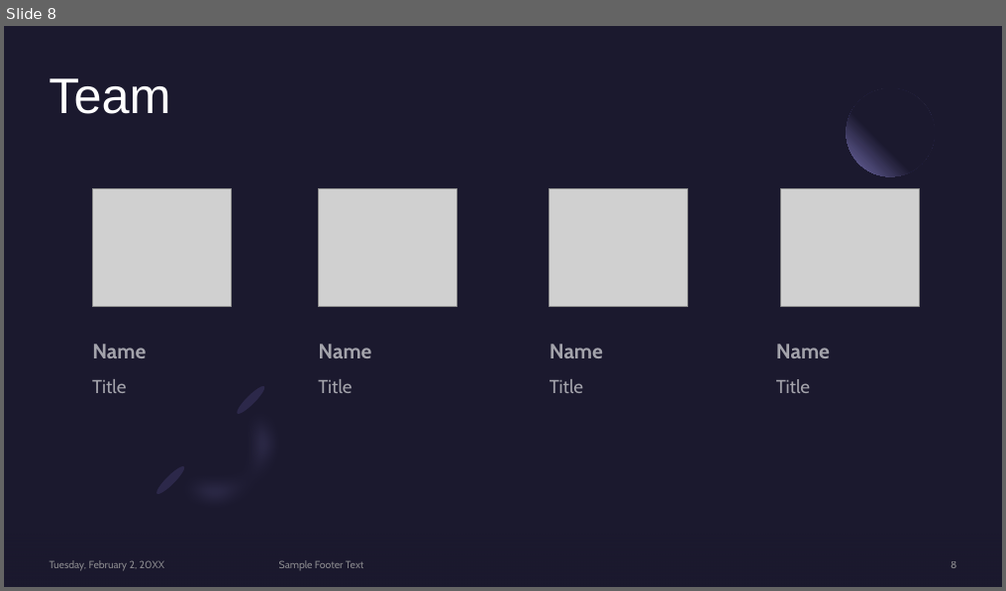
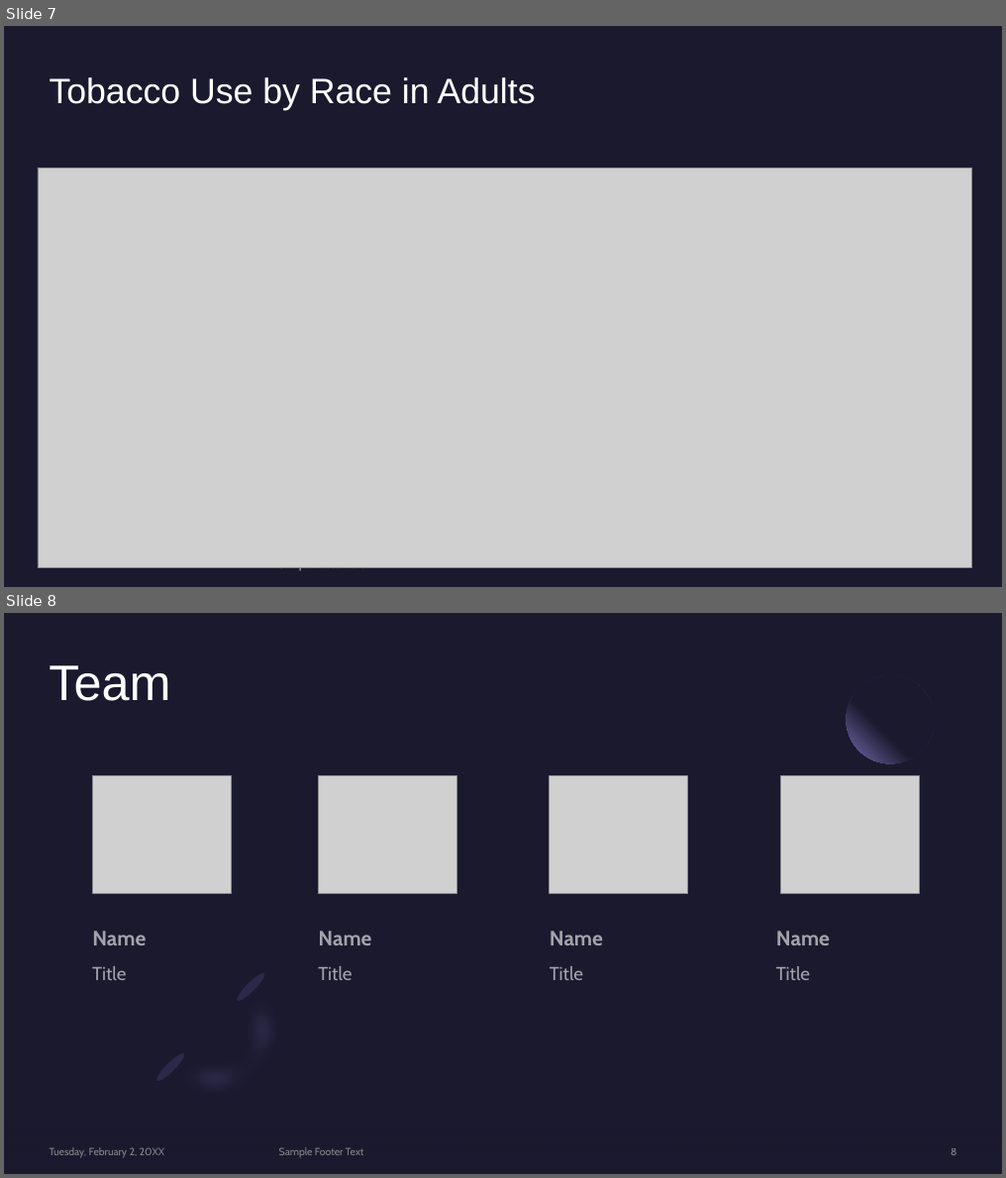
Before and after one commit to AKCase1993/Capstone-NSS-DA7, a slide deck: notebook/Tobacco.pptx. Shown one above the other, each under a label of ours: slide 8 before the commit, slides 7 and 8 after it. The pictures are 1006x591 and 1006x1178 pixels, drawn with LibreOffice and Linux fonts; fonts in the diff are those of the drawing; grey boxes stand for pictures. Boxes give left, top, right and bottom in pixels: in the first picture for what was removed or moved away, otherwise in the second. Text is boxed around its words. In the diff, an @@ line names an element or a change of style, - is before the commit and + after.

```diff
--- a/notebook/Tobacco.pptx
+++ b/notebook/Tobacco.pptx
@@ slide 7 added at [4, 26, 1002, 587], background #1B192E @@
@@ rectangle added at [4, 26, 1002, 587], fill #1B192E @@
@@ title added at [50, 77, 536, 111], 34 pt, text #FFFFFF @@
+Tobacco Use by Race in Adults
@@ picture added at [38, 168, 973, 568] @@
@@ text added at [279, 568, 364, 571], 10 pt, text #FFFFFF at 80% opacity @@
+Sample Footer Text
@@ page number added at [951, 568, 956, 571], 10 pt, text #FFFFFF at 80% opacity @@
+7
```
Also in this commit, not shown: 2 slides changed, 3 other slides added, 3 slides removed.
